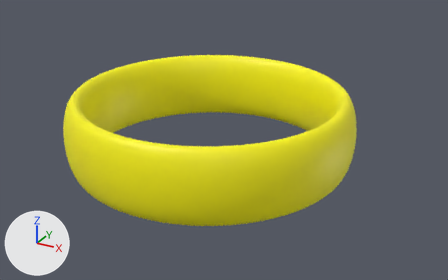
A saved change to the glTF model energeticAlpaca/3d/surround_cyl_turquoise.gltf.
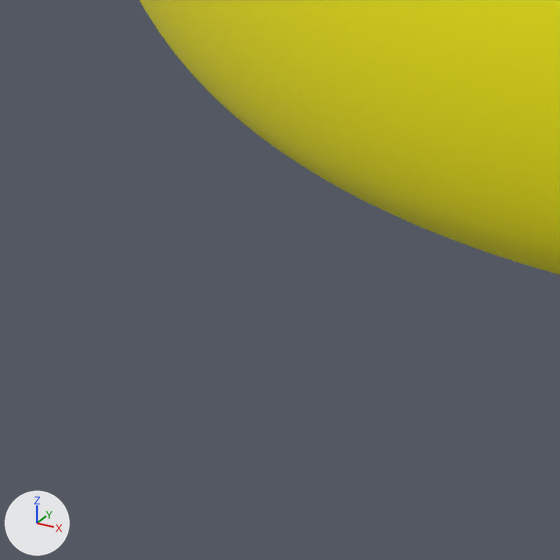
The first picture shows the older version from a 50 mm camera at (10.12, -17.43, 8.29) aimed at (-0.01, 1.0, -0.93). The close-ups show both versions on the part from 12% to 31% of the width and 63% to 93% of the height of that picture; other places that the commit changed are outside them. Every picture has the same lights, and +X, +Y and +Z are marked at lower left. The close-ups show mesh edges as thin lines. Where no turn or scale is listed for an object, it has been applied to the vertices.
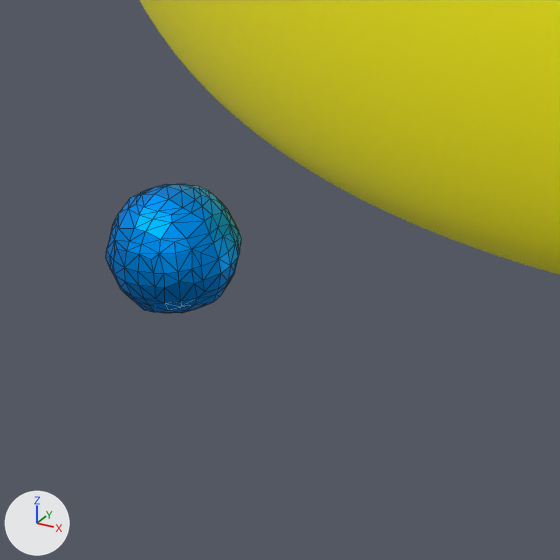
Location of each change, [x1, y1, x2, y2] in pixels of the close-ups (560 x 560 px):
'Sphere', added (blue)
    after: [106, 184, 242, 313]

The change, as a list of edits to the scene's bpy script:
```text
Add mat_material_002:
    mat_material_002 = principled_material('Material.002')
    mat_material_002.base_color = (0.0, 0.357, 1.0)  # blue #00a1ff
    mat_material_002.metallic = 1.0
    mat_material_002.roughness = 0.571
Add me_sphere:
    me_sphere.from_pydata(...)  # 224 vertices, 444 faces; spans x -0.255..0.255, y -0.255..0.255, z -0.253..0.253
    me_sphere.materials.append(mat_material_002)  # blue #00a1ff
Add ob_sphere:
    ob_sphere = bpy.data.objects.new('Sphere', me_sphere)
    ob_sphere.location = (0.0, -6.858, 0.0)
```
